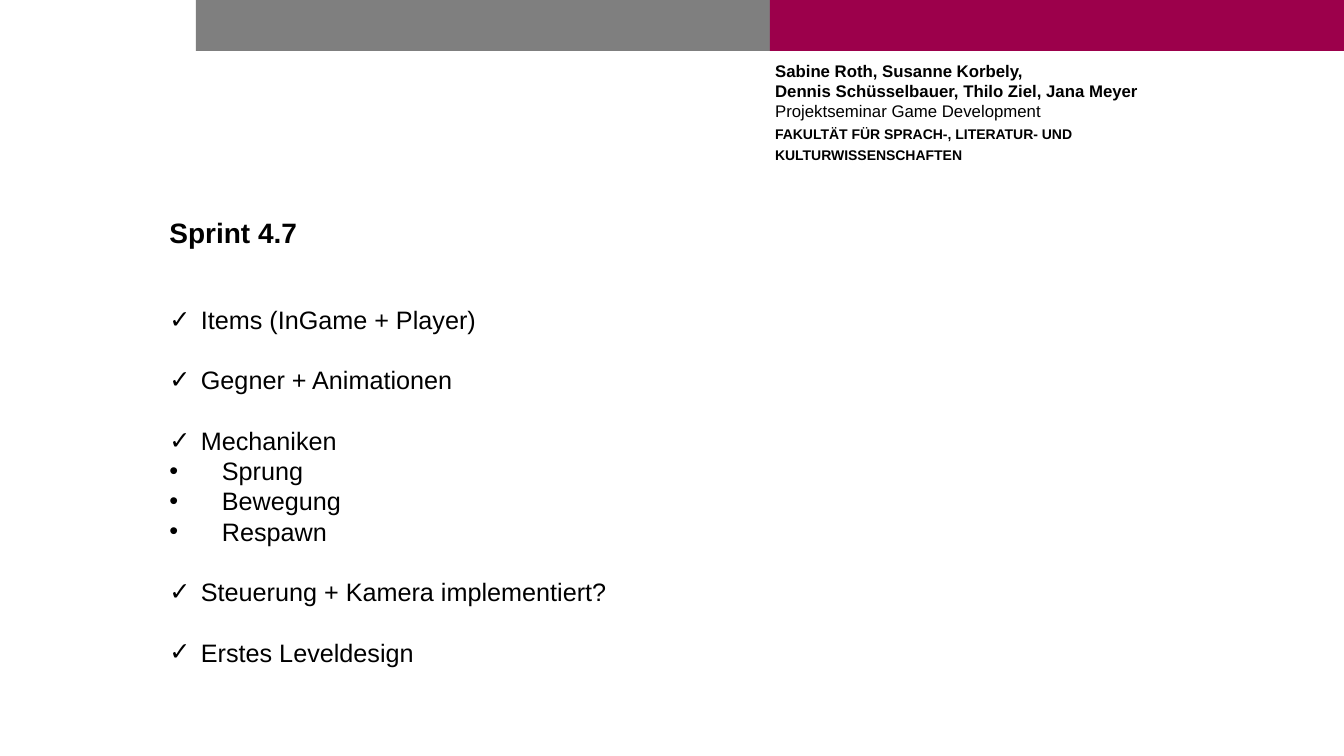
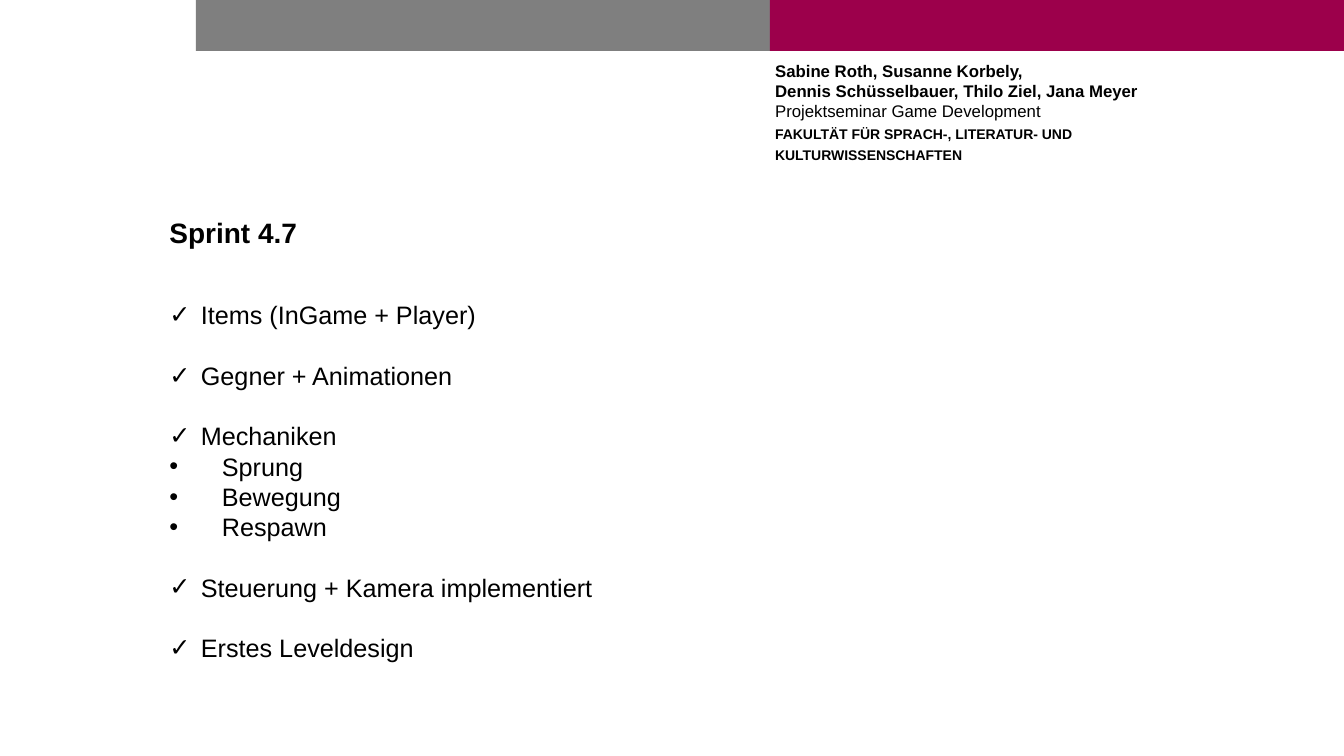
Before and after one commit to scde/weak-heavy, a slide deck: slide 2 of Documentation/Präsentation_PSMG 4.7.pptx. Drawn at 1344x756 pixels with LibreOffice and Linux fonts; fonts in the diff are those of the drawing; background and template pictures are left out. Boxes give left, top, right and bottom in pixels: in the first picture for what was removed or moved away, otherwise in the second. Text is boxed around its words. In the diff, an @@ line names an element or a change of style, - is before the commit and + after.

```diff
--- a/Documentation/Präsentation_PSMG 4.7.pptx
+++ b/Documentation/Präsentation_PSMG 4.7.pptx
@@ text at box(201, 578, 592, 602): text changed @@
-✓ Steuerung + Kamera implementiert?
+✓ Steuerung + Kamera implementiert
```
Also in this commit, not shown: 1 other slide changed.
